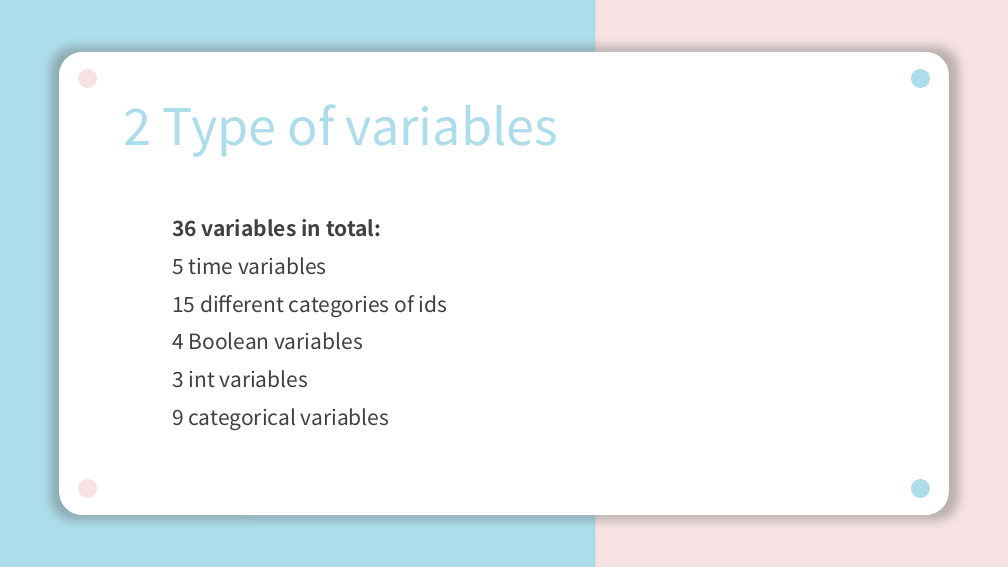
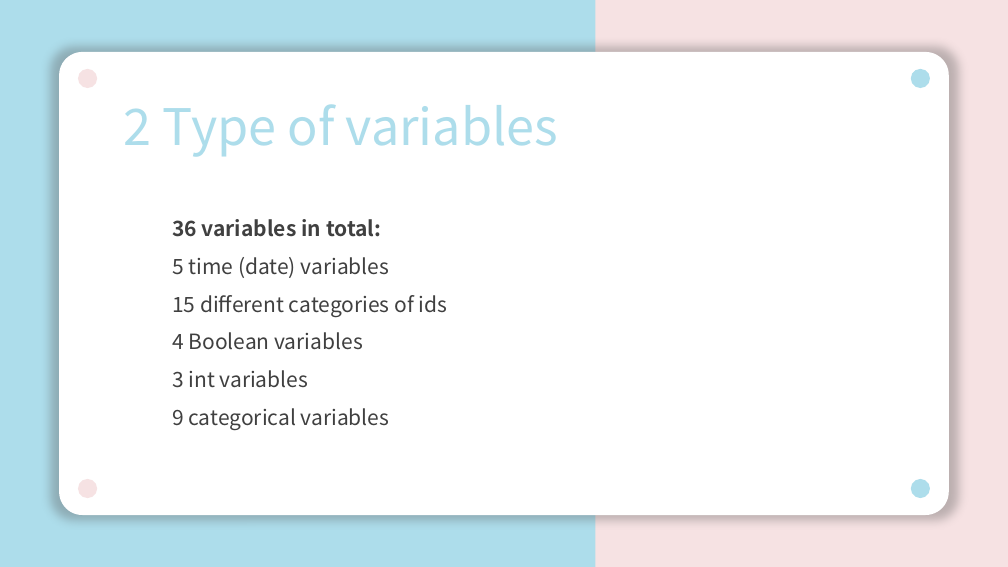
Before and after one commit to unclestay/ESILV---Python-for-data-analysis---devoir-2020, a slide deck: slide 3 of pythonProject.pptx. Drawn at 1008x567 pixels with LibreOffice and Linux fonts; fonts in the diff are those of the drawing. Boxes give left, top, right and bottom in pixels: in the first picture for what was removed or moved away, otherwise in the second. Text is boxed around its words. In the diff, an @@ line names an element or a change of style, - is before the commit and + after.

```diff
--- a/pythonProject.pptx
+++ b/pythonProject.pptx
@@ text at box(172, 257, 390, 278): text changed @@
-5 time variables
+5 time (date) variables
```
Also in this commit, not shown: 7 other slides changed.
